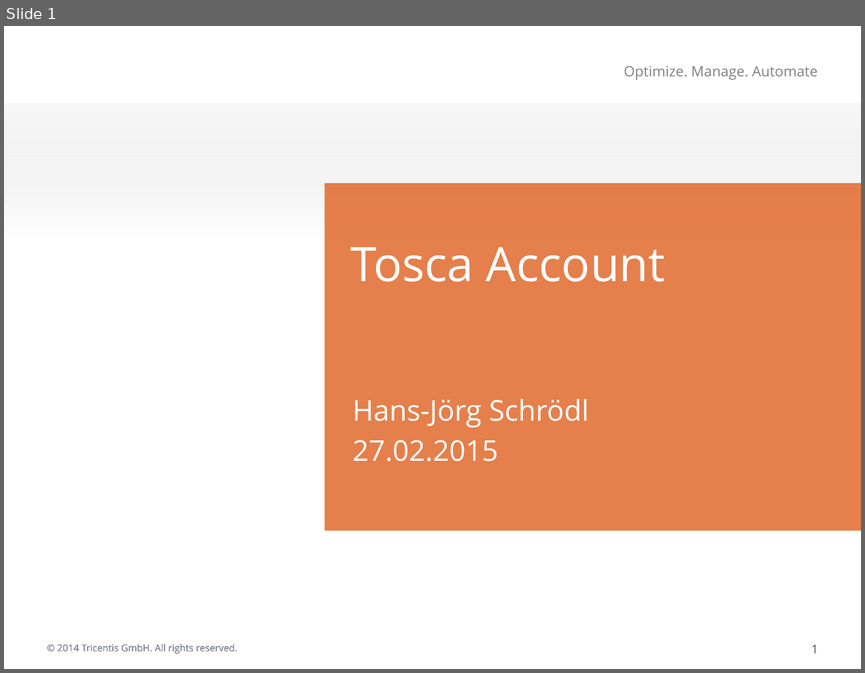
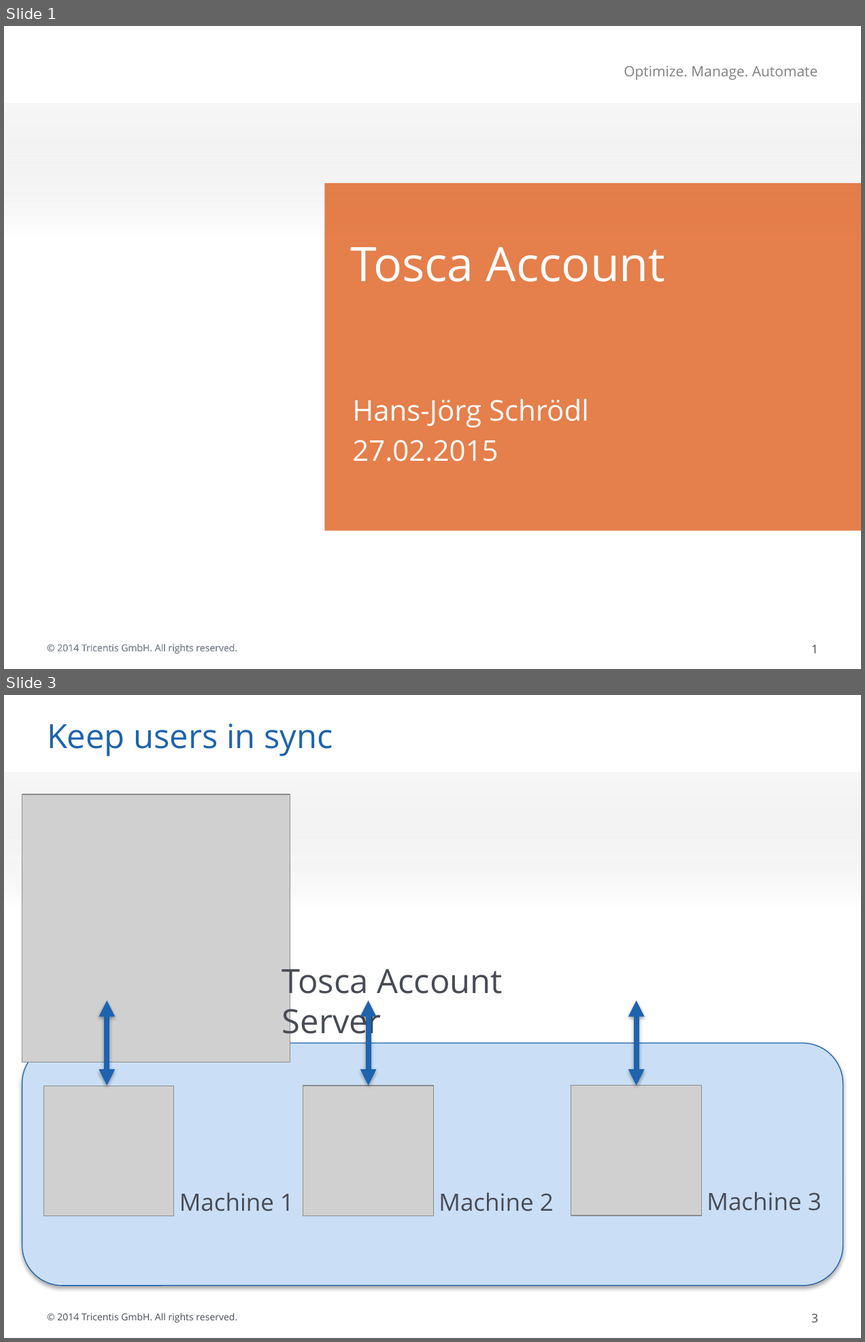
Before and after one commit to hschne/tosca-user-account, a slide deck: tosca-account-demo.pptx. Shown one above the other, each under a label of ours: slide 1 before the commit, slides 1 and 3 after it; the slides between them are not shown. The pictures are 865x673 and 865x1342 pixels, drawn with LibreOffice and Linux fonts; fonts in the diff are those of the drawing; grey boxes stand for pictures; background and template pictures are left out. Boxes give left, top, right and bottom in pixels: in the first picture for what was removed or moved away, otherwise in the second. Text is boxed around its words. In the diff, an @@ line names an element or a change of style, - is before the commit and + after.

```diff
--- a/tosca-account-demo.pptx
+++ b/tosca-account-demo.pptx
@@ slide 3 added at (4,695,861,1338), background #FFFFFF; not listed: 3 template elements that a slide beside it also shows @@
@@ title added at (47,724,332,756), 28 pt, text #1D63AF @@
+Keep users in sync
@@ picture added at (22,794,290,1062) @@
@@ text added at (282,962,502,1042), 28 pt, text #474B55 @@
+Tosca Account Server
@@ double arrow added from (107, 1000) to (107, 1085), #1D63AF 4.5 pt @@
@@ double arrow added from (368, 1000) to (368, 1085), #1D63AF 4.5 pt @@
@@ double arrow added from (636, 1000) to (636, 1085), #1D63AF 4.5 pt @@
@@ rounded rectangle added at (22,1043,843,1285), fill #CBE0F6, outline #1D63AF 0.75 pt @@
@@ picture added at (43,1086,173,1216) @@
@@ picture added at (303,1086,433,1216) @@
@@ picture added at (571,1085,702,1215) @@
@@ text added at (179,1192,294,1211), 20 pt, text #474B55 @@
+Machine 1
@@ text added at (439,1192,553,1211), 20 pt, text #474B55 @@
+Machine 2
@@ text added at (706,1191,821,1210), 20 pt, text #474B55 @@
+Machine 3
```
Also in this commit, not shown: 3 other slides added, 1 slide removed.
